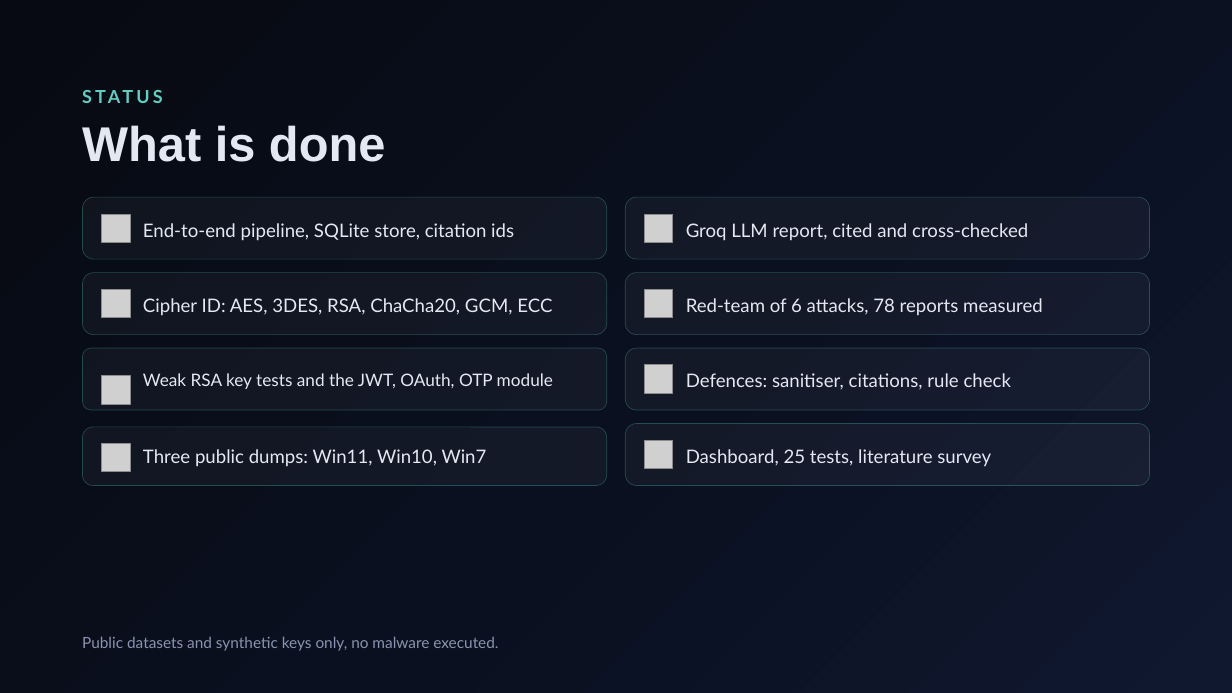
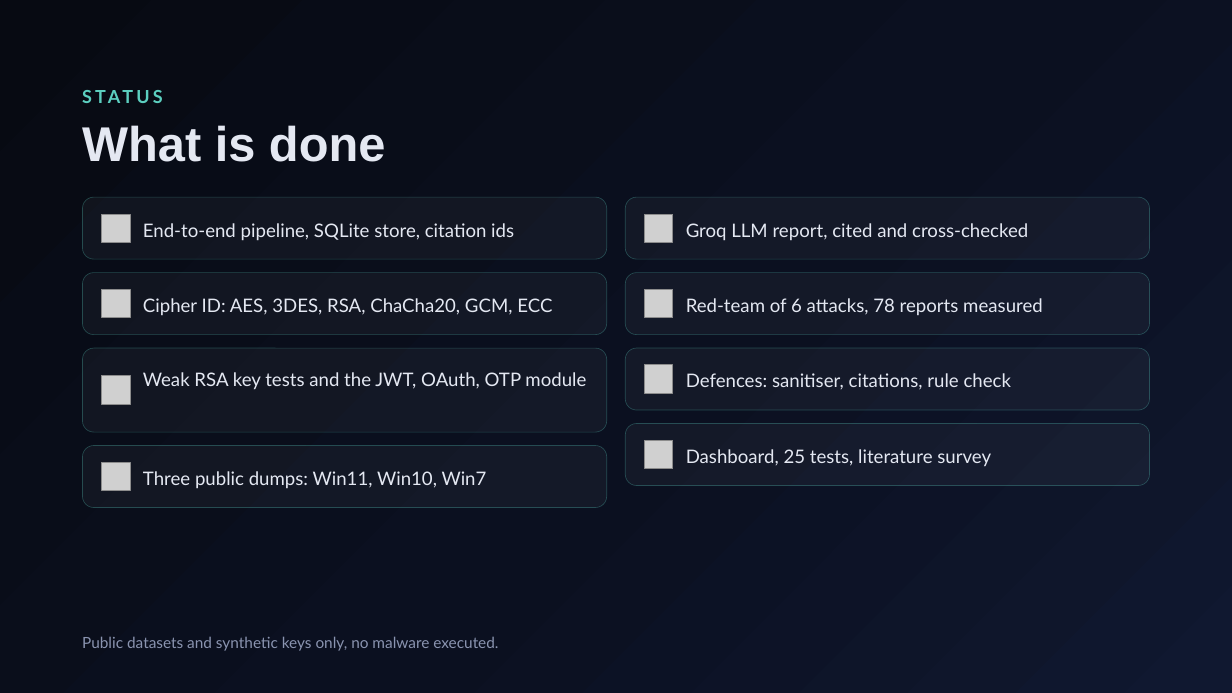
Before and after one commit to HalcyonVector/Triageguard, a slide deck: slide 3 of TriageGuard Progress Evaluation.pptx. Drawn at 1232x693 pixels with LibreOffice and Linux fonts; fonts in the diff are those of the drawing; grey boxes stand for pictures. Boxes give left, top, right and bottom in pixels: in the first picture for what was removed or moved away, otherwise in the second. Text is boxed around its words. In the diff, an @@ line names an element or a change of style, - is before the commit and + after.

```diff
--- a/TriageGuard Progress Evaluation.pptx
+++ b/TriageGuard Progress Evaluation.pptx
@@ rounded rectangle: place and size @@
-rounded rectangle at bbox=[82, 348, 606, 410]
+rounded rectangle at bbox=[82, 348, 606, 433]
@@ text "Weak RSA key tests and ..." at bbox=[143, 372, 586, 390]: size 13.4 to 14.5 pt @@
@@ rounded rectangle: place and size @@
-rounded rectangle at bbox=[82, 427, 606, 485]
+rounded rectangle at bbox=[82, 445, 606, 507]
@@ picture: place and size @@
-picture at bbox=[102, 444, 130, 472]
+picture at bbox=[102, 462, 130, 491]
@@ text "Three public dumps: Win11, Win10, ...": place and size @@
-text "Three public dumps: Win11, Win10, ..." at bbox=[143, 449, 487, 467]
+text "Three public dumps: Win11, Win10, ..." at bbox=[143, 471, 487, 489]
```
Also in this commit, not shown: 2 other slides changed, 1 other file.
